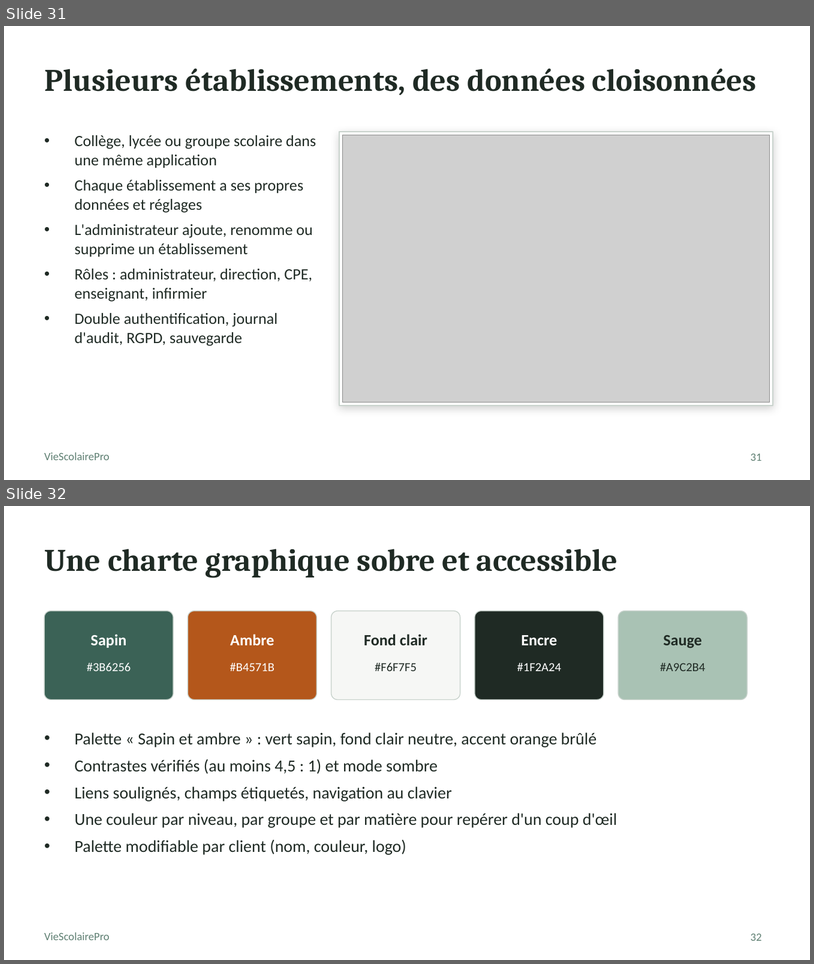
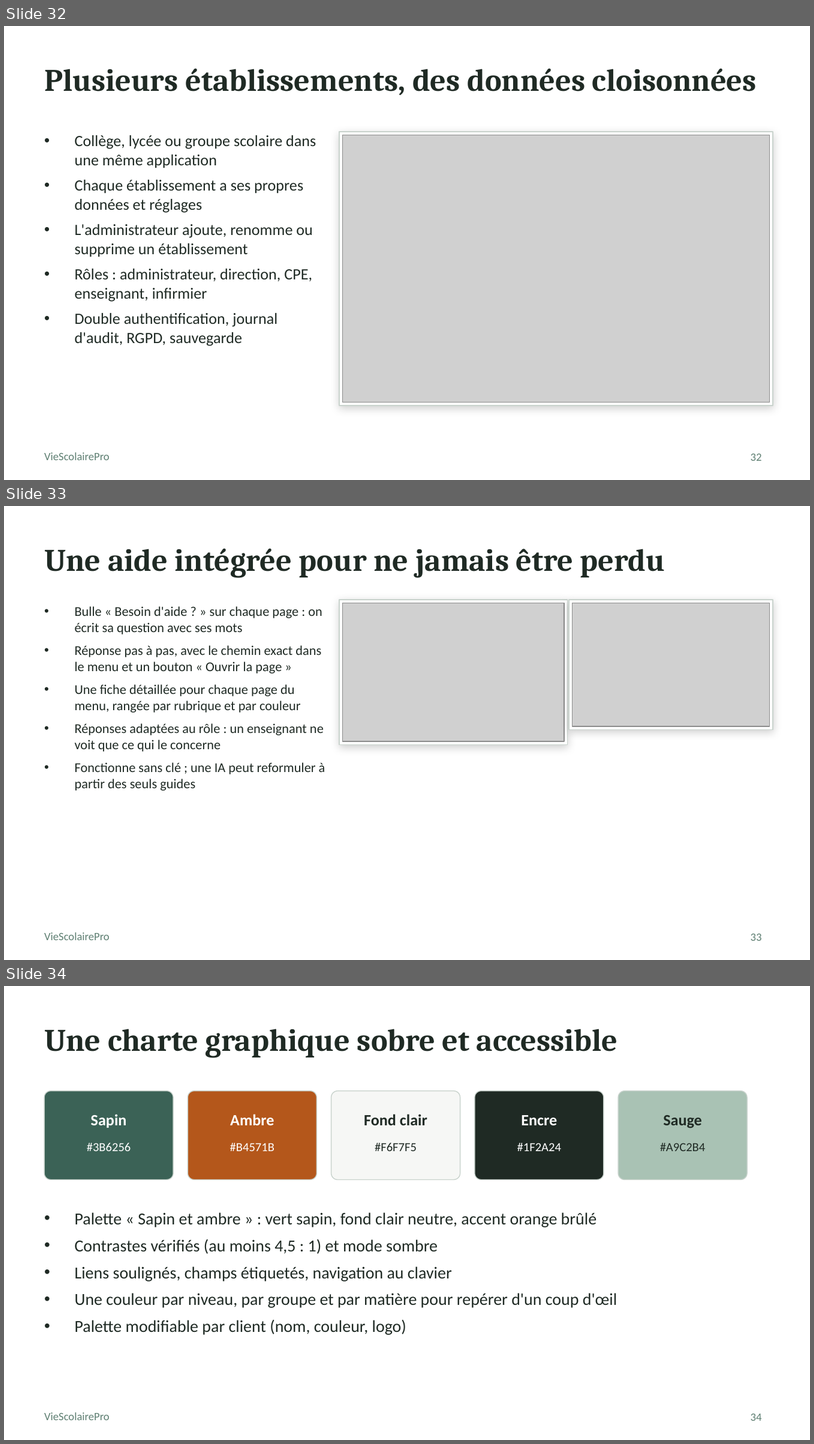
Before and after one commit to selwateaching/academie, a slide deck: presentation/VieScolairePro_presentation.pptx. Shown one above the other, each under a label of ours: slides 31 and 32 before the commit, slides 32, 33 and 34 after it. The pictures are 814x964 and 814x1444 pixels, drawn with LibreOffice and Linux fonts; fonts in the diff are those of the drawing; grey boxes stand for pictures. Boxes give left, top, right and bottom in pixels: in the first picture for what was removed or moved away, otherwise in the second. Text is boxed around its words. In the diff, an @@ line names an element or a change of style, - is before the commit and + after.

```diff
--- a/presentation/VieScolairePro_presentation.pptx
+++ b/presentation/VieScolairePro_presentation.pptx
@@ slide 33 added at bbox=[4, 506, 810, 960], background #FFFFFF; not listed: 1 template element that a slide beside it also shows @@
@@ title added at bbox=[44, 548, 665, 577], 28 pt, text #1F2A24, bold @@
+Une aide intégrée pour ne jamais être perdu
@@ text added at bbox=[75, 606, 326, 790], 12 pt, text #1F2A24 @@
+• Bulle « Besoin d'aide ? » sur chaque page : on écrit sa question avec ses mots
+• Réponse pas à pas, avec le chemin exact dans le menu et un bouton « Ouvrir la page »
+• Une fiche détaillée pour chaque page du menu, rangée par rubrique et par couleur
+• Réponses adaptées au rôle : un enseignant ne voit que ce qui le concerne
+• Fonctionne sans clé ; une IA peut reformuler à partir des seuls guides
@@ rectangle added at bbox=[339, 600, 567, 745], fill #FFFFFF, outline #C9D3CD 0.75 pt @@
@@ picture added at bbox=[342, 603, 564, 741] @@
@@ rectangle added at bbox=[569, 600, 773, 729], fill #FFFFFF, outline #C9D3CD 0.75 pt @@
@@ picture added at bbox=[573, 603, 770, 726] @@
@@ page number added at bbox=[751, 933, 762, 940], 10 pt, text #5E7F72 @@
+33
@@ what was slide 31 is now slide 32 @@
@@ page number at bbox=[751, 453, 762, 460]: text changed @@
-31
+32
@@ what was slide 32 is now slide 34 @@
@@ page number at bbox=[751, 1413, 762, 1420]: text changed @@
-32
+34
```
Also in this commit, not shown: 1 other slide added, 4 other files.
